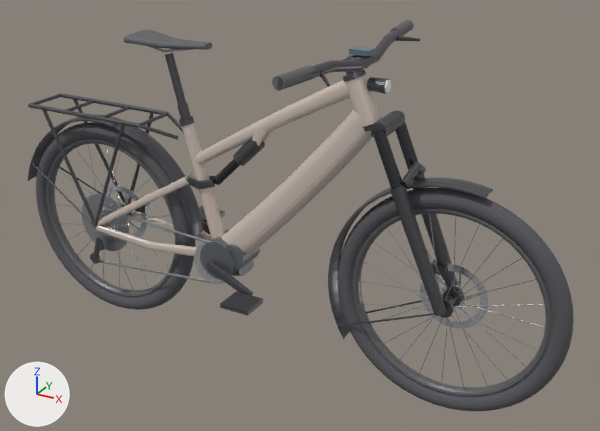
Renders of the glTF model docs/models/ebike-mtb-focus-aventura-fs-6-9.glb from each side of a commit.
Camera for both pictures: a 50 mm lens placed at (1.225, -1.987, 1.504), pointed at (0.107, 0.047, 0.488). Arrows for +X, +Y and +Z are at lower left; the lights stay in place. The first picture is the older version. Vertices at exactly the same position are counted once.

Names of what the first picture shows: 'accessories_fenders', 'accessories_rear_rack', 'ebike_motor_housing', 'fork_crown', 'fork_lowers', 'fork_stanchions', 'frame_downtube', 'frame_seattube', 'frame_toptube', 'front_wheel_rim', 'front_wheel_tire', 'rear_wheel_rim', 'rear_wheel_tire' and 31 more.
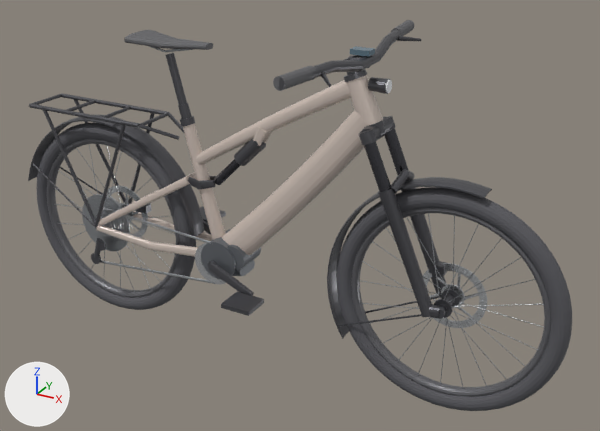
The change, as a diff of the scene's bpy script:
```diff
--- a/docs/models/ebike-mtb-focus-aventura-fs-6-9.glb.py
+++ b/docs/models/ebike-mtb-focus-aventura-fs-6-9.glb.py
@@ me_fork_crown @@
 # used by ob_fork_crown; location = (0.0, 0.0, 0.0)
-me_fork_crown.from_pydata(...)  # 110 vertices, 212 faces; spans x 0.348..0.4235, y -0.064..0.064, z 0.7957..0.8552
+me_fork_crown.from_pydata(...)  # 311 vertices, 604 faces; spans x 0.3255..0.396, y -0.0844..0.0844, z 0.7847..0.8372
+# me_fork_crown part 1: 110 vertices removed from x 0.348..0.4235, y -0.064..0.064, z 0.7957..0.8552; 311 vertices added at x 0.3255..0.396, y -0.0844..0.0844, z 0.7847..0.8372
 me_fork_crown.materials.append(mat_anodized_dark_alloy)
@@ me_fork_stanchions @@
 # used by ob_fork_stanchions; location = (0.0, 0.0, 0.0)
-me_fork_stanchions.from_pydata(...)  # 148 vertices, 288 faces; spans x 0.386..0.477, y -0.081..0.081, z 0.683..0.84
+me_fork_stanchions.from_pydata(...)  # 148 vertices, 288 faces; spans x 0.357..0.447, y -0.081..0.081, z 0.66..0.814
+# me_fork_stanchions part 2: the whole mesh is scaled about its middle by (0.984, 1, 0.981), then moved by (-0.029, 0.0, -0.025)
 me_fork_stanchions.materials.append(mat_stanchion_black)
@@ me_fork_lowers @@
 # used by ob_fork_lowers; location = (0.0, 0.0, 0.0)
-me_fork_lowers.from_pydata(...)  # 222 vertices, 432 faces; spans x 0.441..0.621, y -0.085..0.085, z 0.335..0.742
+me_fork_lowers.from_pydata(...)  # 490 vertices, 944 faces; spans x 0.408..0.617, y -0.085..0.085, z 0.322..0.715
+# me_fork_lowers part 3: the loose piece of 92 vertices spanning x 0.441..0.621, y 0.042..0.085, z 0.335..0.698 is multiplied about its middle by the matrix ((0.971, -0.002, 0.0), (0.002, 0.971, -0.005), (0.0, 0.005, 0.971)), then moved by (-0.032, 0.001, -0.018)
+# me_fork_lowers part 4: the loose piece of 92 vertices spanning x 0.441..0.621, y -0.085..-0.042, z 0.335..0.698 is multiplied about its middle by the matrix ((0.971, 0.002, 0.0), (-0.002, 0.971, 0.005), (0.0, -0.005, 0.971)), then moved by (-0.032, -0.001, -0.018)
+# me_fork_lowers part 5: a new loose piece, a 16-sided cylinder along y spanning x 0.587..0.617, y -0.066..-0.052, z 0.327..0.357, in mat_anodized_dark_alloy (dark grey #606065)
+# me_fork_lowers part 6: a new loose piece of 56 vertices spanning x 0.408..0.456, y -0.085..-0.043, z 0.647..0.682, in mat_anodized_dark_alloy (dark grey #606065)
+# me_fork_lowers part 7: a new loose piece of 44 vertices spanning x 0.565..0.603, y -0.077..-0.046, z 0.324..0.36, in mat_anodized_dark_alloy (dark grey #606065)
+# me_fork_lowers part 8: a new loose piece of 38 vertices spanning x 0.436..0.469, y -0.069..0.069, z 0.663..0.715, in mat_anodized_dark_alloy (dark grey #606065)
+# me_fork_lowers part 9: the loose piece of 38 vertices spanning x 0.467..0.502, y -0.069..0.07, z 0.687..0.742 is deleted
+# other edits to the shape of me_fork_lowers do not show in these pictures
 me_fork_lowers.materials.append(mat_anodized_dark_alloy)
```

What differs and where, as boxes (x1, y1, x2, y2) in the pictures (600 x 431 px; the box of a moved part takes in the faces that stretch with it):
'fork_lowers', reshaped: before (389, 162, 458, 316); after (378, 169, 446, 319)
'fork_stanchions', moved, rescaled: before (373, 122, 419, 188); after (364, 128, 409, 192)
'fork_crown', reshaped: before (371, 111, 405, 137); after (358, 116, 396, 145)
part 3 of me_fork_lowers, moved or reshaped: before (413, 173, 458, 290); after (401, 188, 446, 298)
part 4 of me_fork_lowers, moved or reshaped: before (389, 185, 447, 316); after (381, 195, 432, 317)
part 5 of me_fork_lowers, added: after (438, 307, 445, 319)
part 6 of me_fork_lowers, added: after (378, 188, 395, 199)
part 7 of me_fork_lowers, added: after (428, 304, 440, 318)
part 8 of me_fork_lowers, added: after (390, 169, 415, 194)
part 9 of me_fork_lowers, deleted: before (401, 162, 426, 188)
